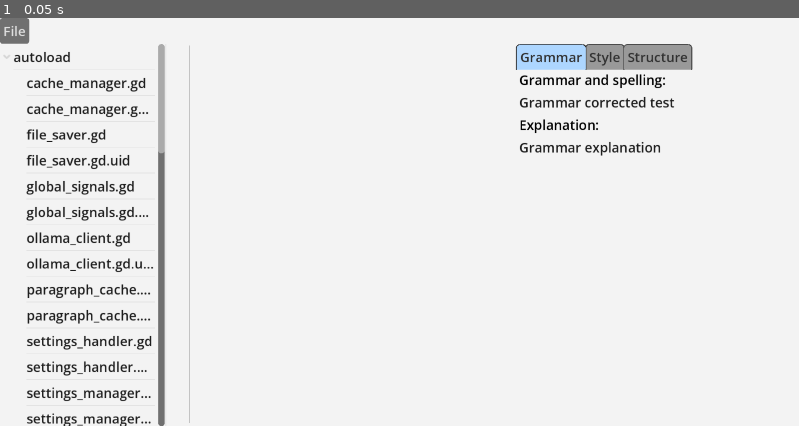
Above: before the commit, frame 1.
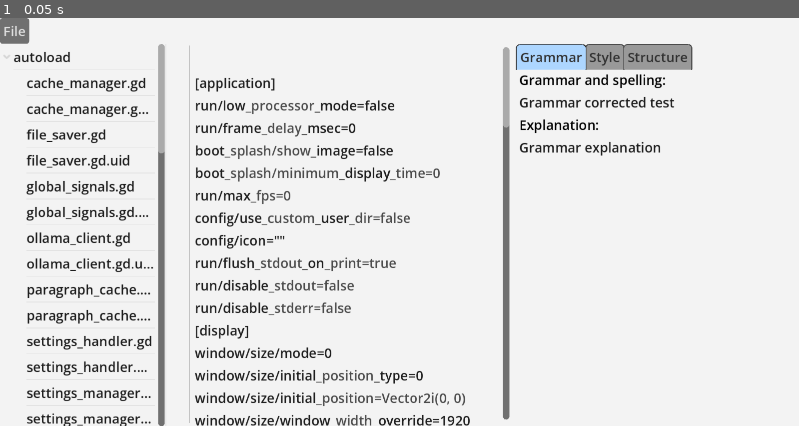
Above: after the commit, the same moment.

Repository: olafjanssen/snorfeld
Game: Godot game, scene res://scenes/editor.tscn
Same seed, same stepped clock (60 frames per second), same inputs: the game is played once before the commit and once after it.
Inputs:
- Up to frame 1 (0.05 s): no input

The runs differ from the first frame. In frame 1, 4.9% of the frame differs, in the area x 24-64%, y 7-100%.

Commit message:
Open first file of project

Diff:
--- a/scenes/tree_script.gd
+++ b/scenes/tree_script.gd
@@ -119,3 +119,27 @@
 func _on_folder_opened(path: String):
 	current_path = path
 	_setup_file_tree()
+	# Select the first text file in the folder
+	_select_first_text_file()
+
+func _select_first_text_file():
+	await get_tree().process_frame  # Wait for tree to be populated
+	var first_text_item = _find_first_text_file_item(get_root())
+	if first_text_item != null:
+		first_text_item.select(0)
+		_on_item_selected()
+
+func _find_first_text_file_item(parent: TreeItem) -> TreeItem:
+	for i in range(parent.get_child_count()):
+		var child = parent.get_child(i)
+		var info = child.get_metadata(0)
+		if info != null:
+			var path = info["path"]
+			var is_dir = info["is_dir"]
+			if not is_dir and _is_text_file(path):
+				return child
+			# Recursively check subdirectories
+			var found = _find_first_text_file_item(child)
+			if found != null:
+				return found
+	return null
Not shown, changed: TODO.md
